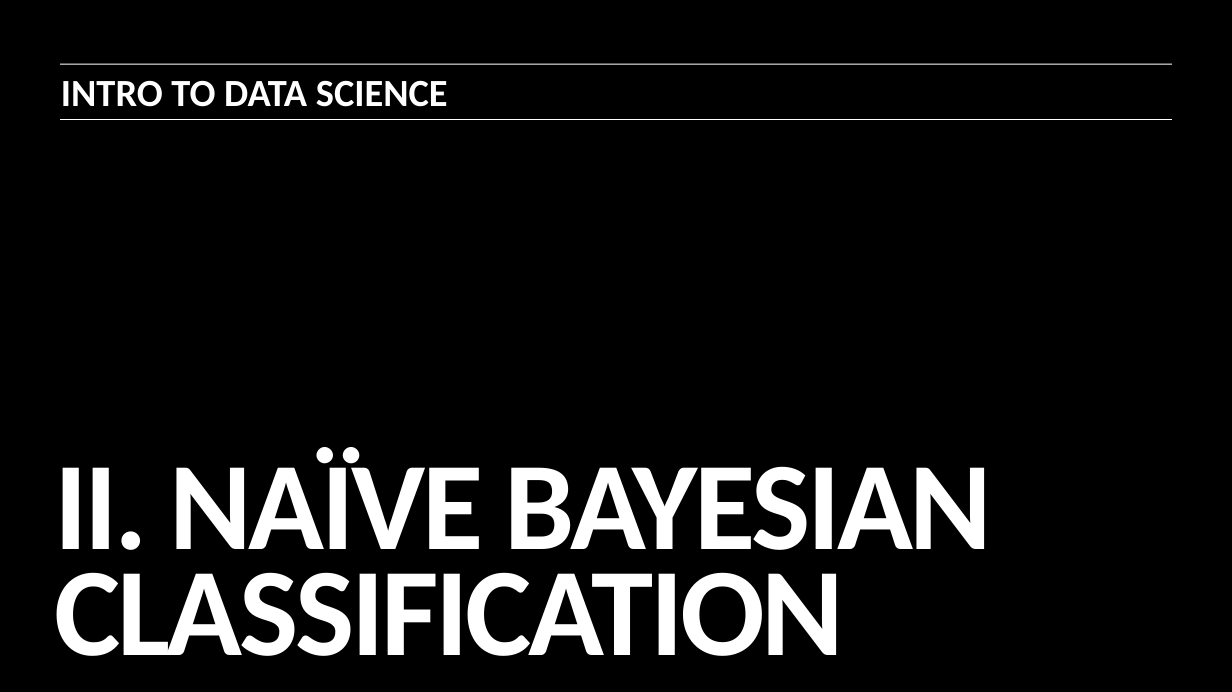
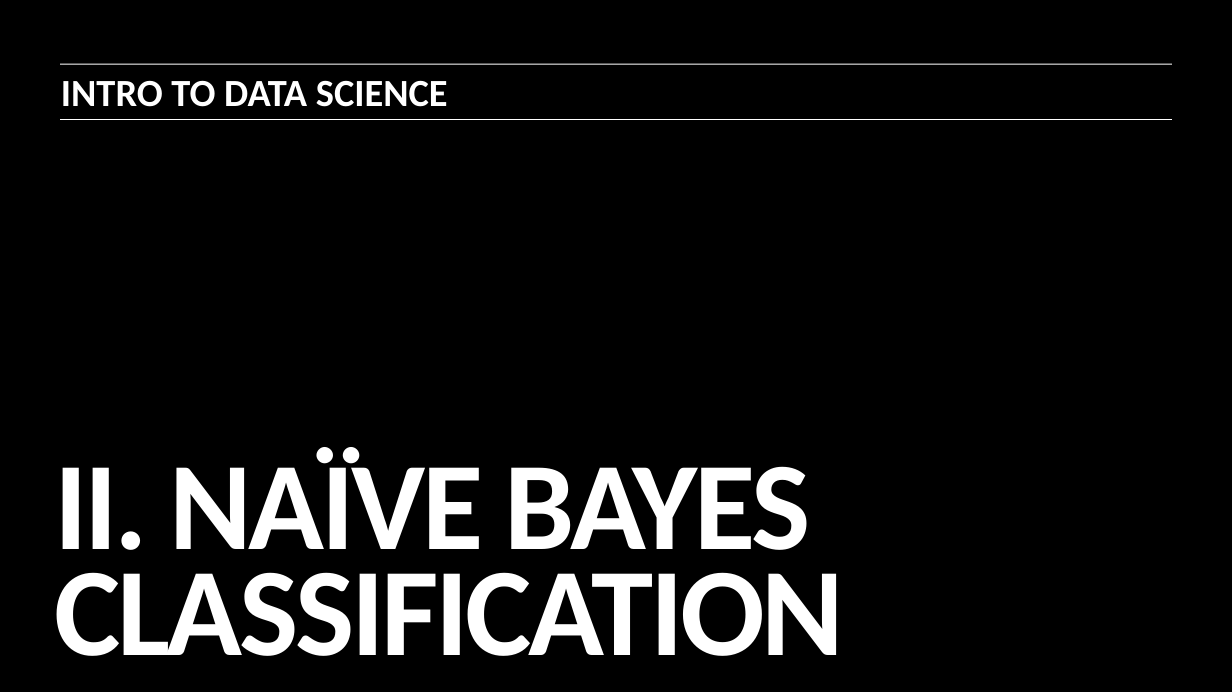
Before and after one commit to ajschumacher/gadsdc, a slide deck: slide 40 of 06_naive_bayes/slides.pptx (slide 37 before the commit). Drawn at 1232x692 pixels with LibreOffice and Linux fonts; fonts in the diff are those of the drawing. Boxes give left, top, right and bottom in pixels: in the first picture for what was removed or moved away, otherwise in the second. Text is boxed around its words. In the diff, an @@ line names an element or a change of style, - is before the commit and + after.

```diff
--- a/06_naive_bayes/slides.pptx
+++ b/06_naive_bayes/slides.pptx
@@ title at (54, 447, 844, 656): text changed @@
-II. NAÏVE BAYESIAN CLASSIFICATION
+II. NAÏVE BAYES CLASSIFICATION
```
Also in this commit, not shown: 19 other slides changed, 3 slides added, 1 other file.
